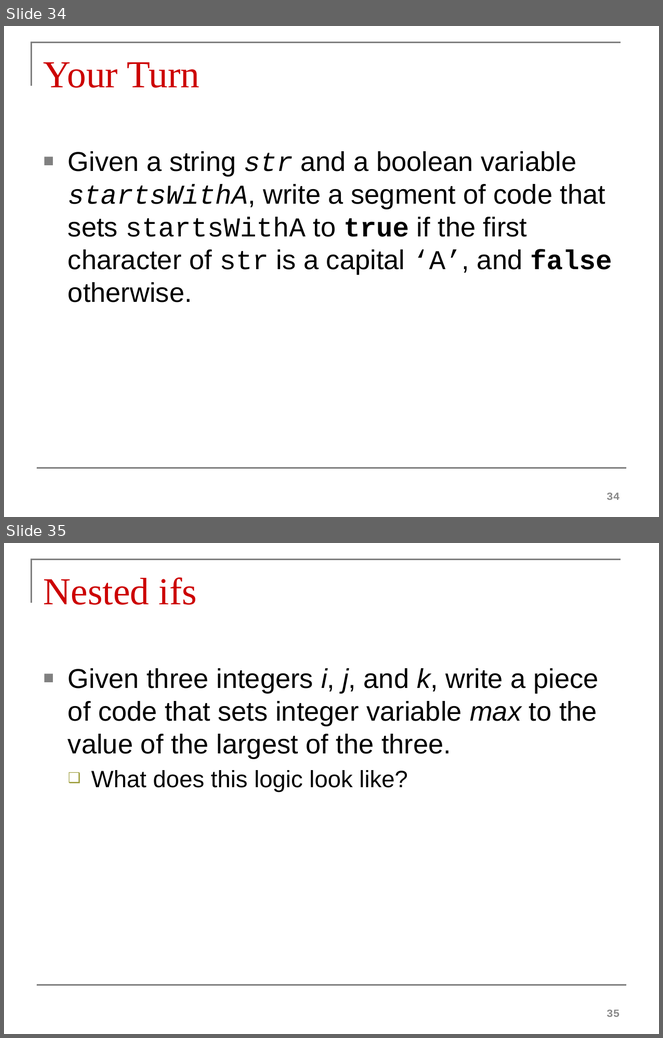
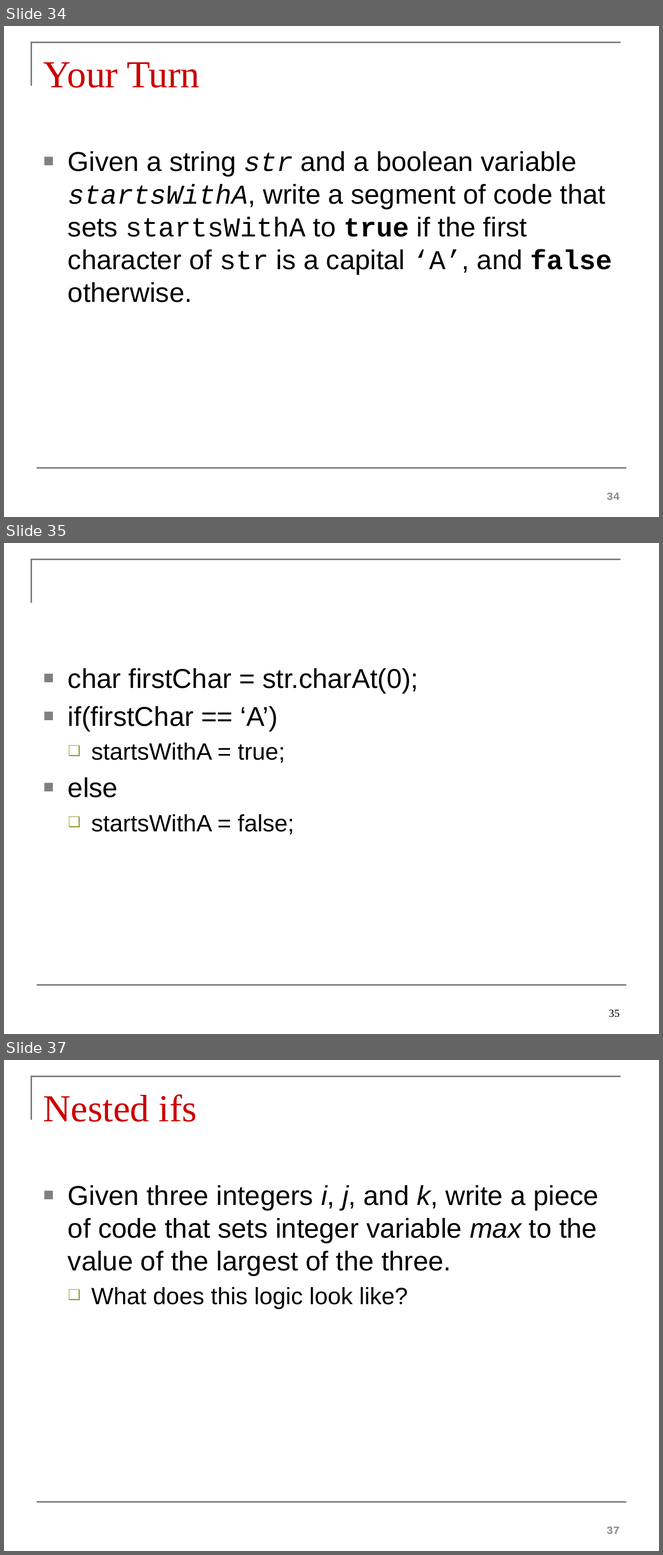
Before and after one commit to prashantserai/prashantserai.github.io, a slide deck: files/03Branching.pptx. Shown one above the other, each under a label of ours: slides 34 and 35 before the commit, slides 34, 35 and 37 after it; the slides between them are not shown. The pictures are 663x1038 and 663x1555 pixels, drawn with LibreOffice and Linux fonts; fonts in the diff are those of the drawing. Boxes give left, top, right and bottom in pixels: in the first picture for what was removed or moved away, otherwise in the second. Text is boxed around its words. In the diff, an @@ line names an element or a change of style, - is before the commit and + after.

```diff
--- a/files/03Branching.pptx
+++ b/files/03Branching.pptx
@@ slide 35 added at <box>4,543,659,1034</box>, background #FFFFFF; not listed: 2 template elements that a slide beside it also shows @@
@@ text added at <box>68,668,418,835</box>, 30 pt, text #000000 @@
+■ char firstChar = str.charAt(0);
+■ if(firstChar == ‘A’)
+  ❑ startsWithA = true;
+■ else
+  ❑ startsWithA = false;
@@ page number added at <box>609,1010,620,1018</box>, 12 pt, text #000000 @@
+35
@@ what was slide 35 is now slide 37 @@
@@ page number at <box>607,1527,620,1534</box>: text changed @@
-35
+37
```
Also in this commit, not shown: 1 slide changed, 1 other slide added, 1 slide removed.
